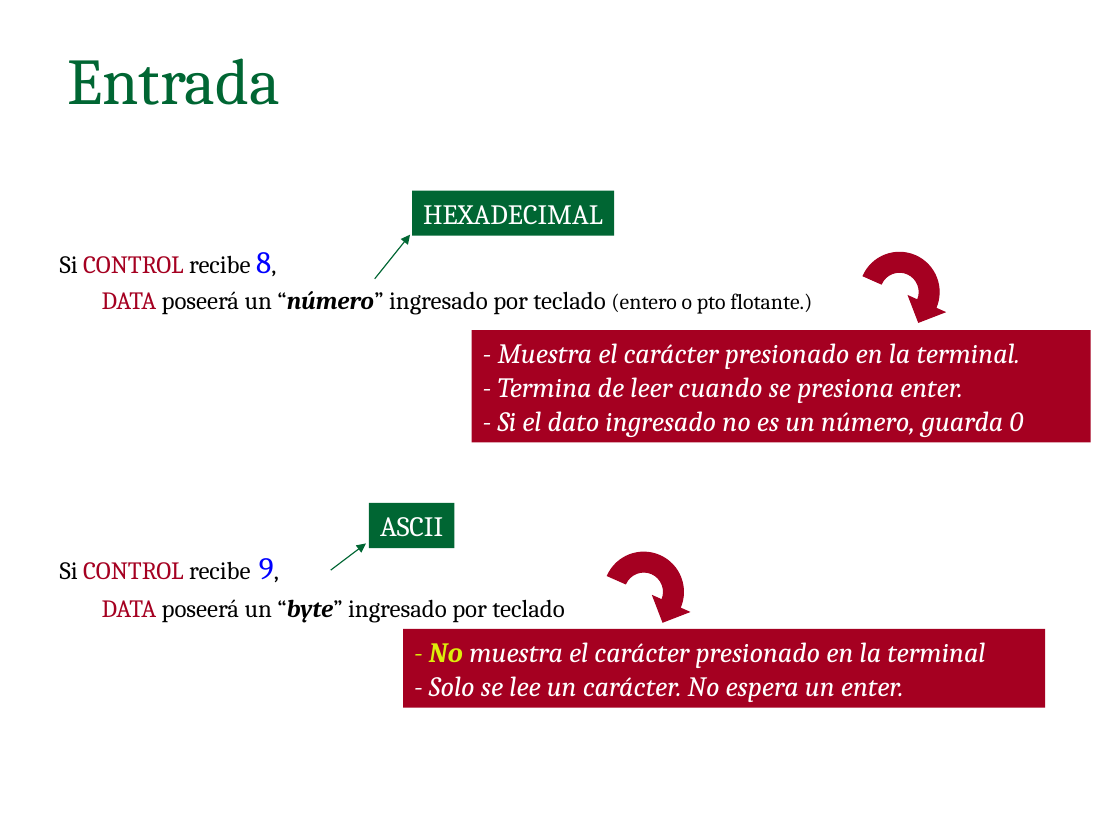
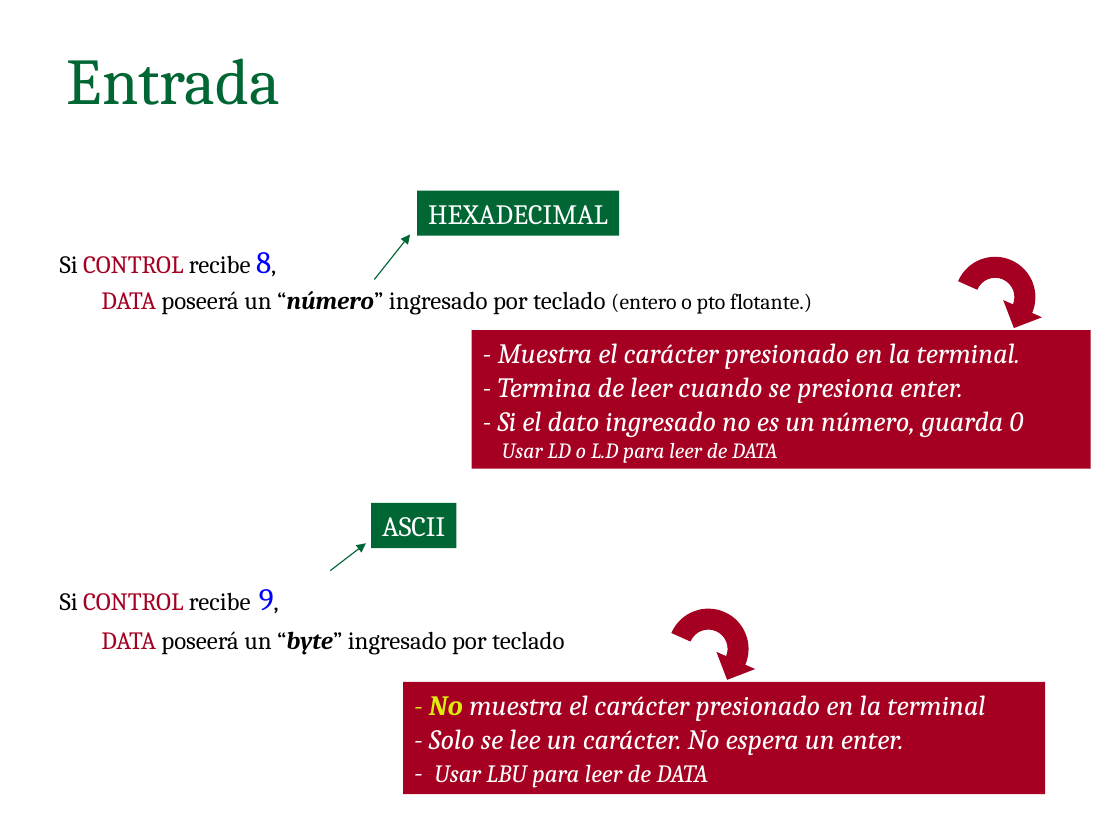
Before and after one commit to facundoq/facundoq.github.io, a slide deck: slide 11 of unlp/arq/clases/clase6.ppt (slide 8 before the commit). Drawn at 1120x840 pixels with LibreOffice and Linux fonts; fonts in the diff are those of the drawing. Boxes give left, top, right and bottom in pixels: in the first picture for what was removed or moved away, otherwise in the second. Text is boxed around its words. In the diff, an @@ line names an element or a change of style, - is before the commit and + after.

```diff
--- a/unlp/arq/clases/clase6.ppt
+++ b/unlp/arq/clases/clase6.ppt
@@ text "Si CONTROL recibe 8," at [60,252,812,654]: indent changed @@
@@ rectangle "HEXADECIMAL": place and size @@
-rectangle "HEXADECIMAL" at [412,190,614,235]
+rectangle "HEXADECIMAL" at [418,190,619,235]
@@ freeform shape: place and size @@
-freeform shape at [847,239,952,344]
+freeform shape at [943,245,1048,350]
@@ rectangle "- Muestra el carácter presionado ...": place and size @@
-rectangle "- Muestra el carácter presionado ..." at [472,330,1091,442]
+rectangle "- Muestra el carácter presionado ..." at [472,330,1091,469]
@@ text in rectangle at [502,443,777,463]: paragraph added @@
+Usar LD o L.D para leer de DATA
@@ freeform shape: place and size @@
-freeform shape at [591,539,696,644]
+freeform shape at [656,597,761,702]
@@ rectangle "- No muestra el carácter ...": place and size @@
-rectangle "- No muestra el carácter ..." at [403,629,1045,708]
+rectangle "- No muestra el carácter ..." at [403,682,1045,794]
@@ text in rectangle at [434,764,709,788]: paragraph added @@
+- Usar LBU para leer de DATA
```
Also in this commit, not shown: 8 other slides changed, 5 slides added, 2 slides removed.
